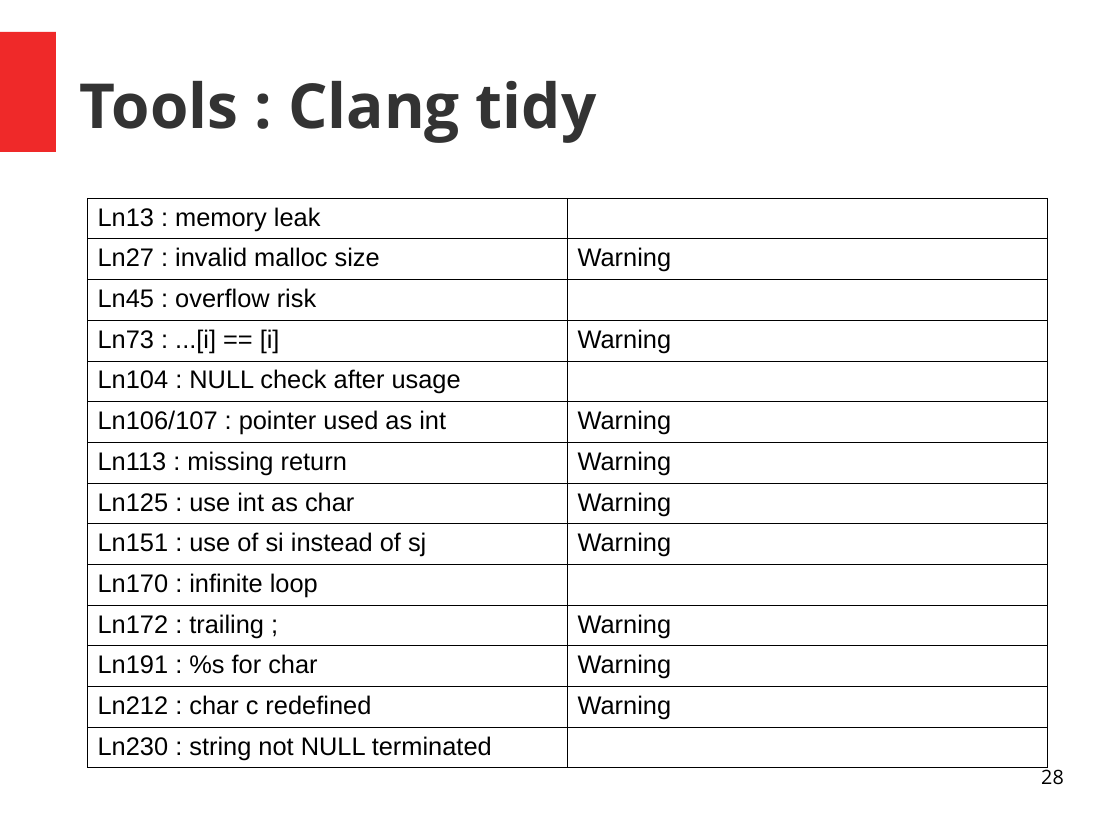
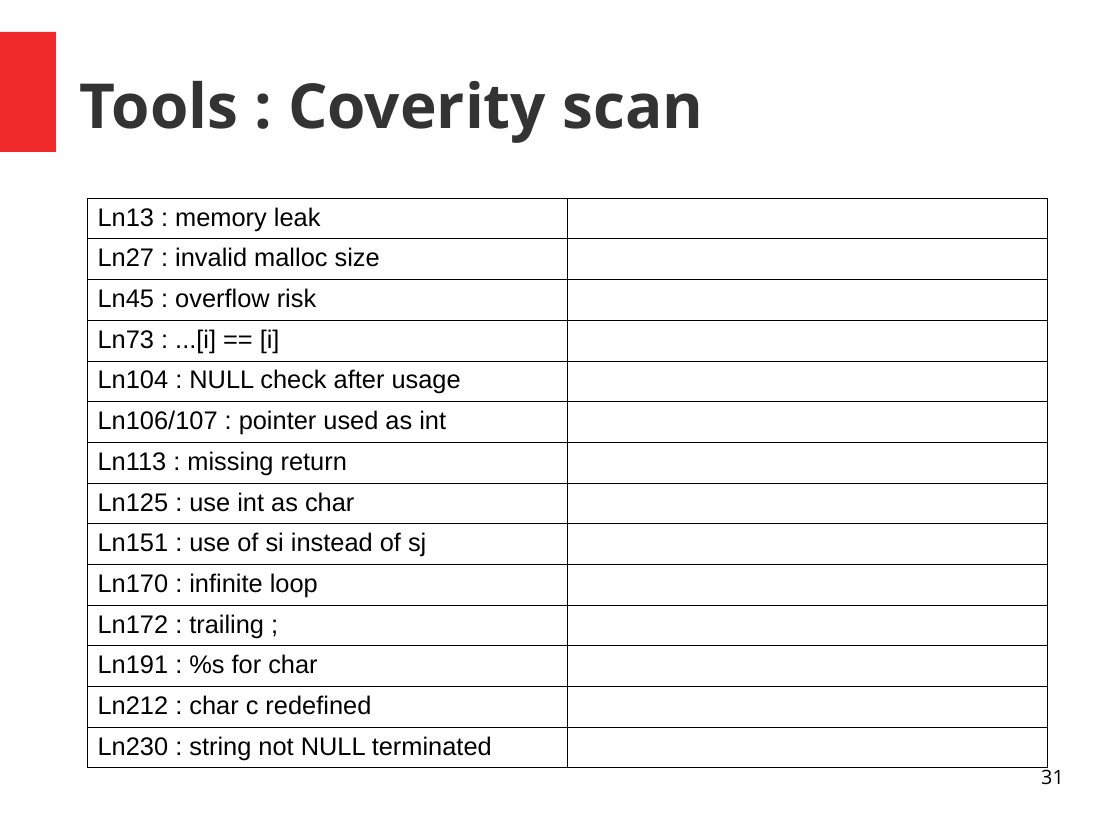
Before and after one commit to PandaChauve/StaticAnalysisTests, a slide deck: slide 31 of Untitled 1.odp (slide 28 before the commit). Drawn at 1120x840 pixels with LibreOffice and Linux fonts; fonts in the diff are those of the drawing. Boxes give left, top, right and bottom in pixels: in the first picture for what was removed or moved away, otherwise in the second. Text is boxed around its words. In the diff, an @@ line names an element or a change of style, - is before the commit and + after.

```diff
--- a/Untitled 1.odp
+++ b/Untitled 1.odp
@@ title at [80,81,703,143]: text changed @@
-Tools : Clang tidy
+Tools : Coverity scan
@@ table at [87,198,1047,764] @@
-row 2, column 2: Warning
+row 2, column 2: 
-row 4, column 2: Warning
+row 4, column 2: 
-row 6, column 2: Warning
+row 6, column 2: 
-row 7, column 2: Warning
+row 7, column 2: 
-row 8, column 2: Warning
+row 8, column 2: 
-row 9, column 2: Warning
+row 9, column 2: 
-row 11, column 2: Warning
+row 11, column 2: 
-row 12, column 2: Warning
+row 12, column 2: 
-row 13, column 2: Warning
+row 13, column 2: 
@@ page number at [1041,766,1064,785]: text changed @@
-28
+31
```
Also in this commit, not shown: 7 other slides changed, 8 slides added.
